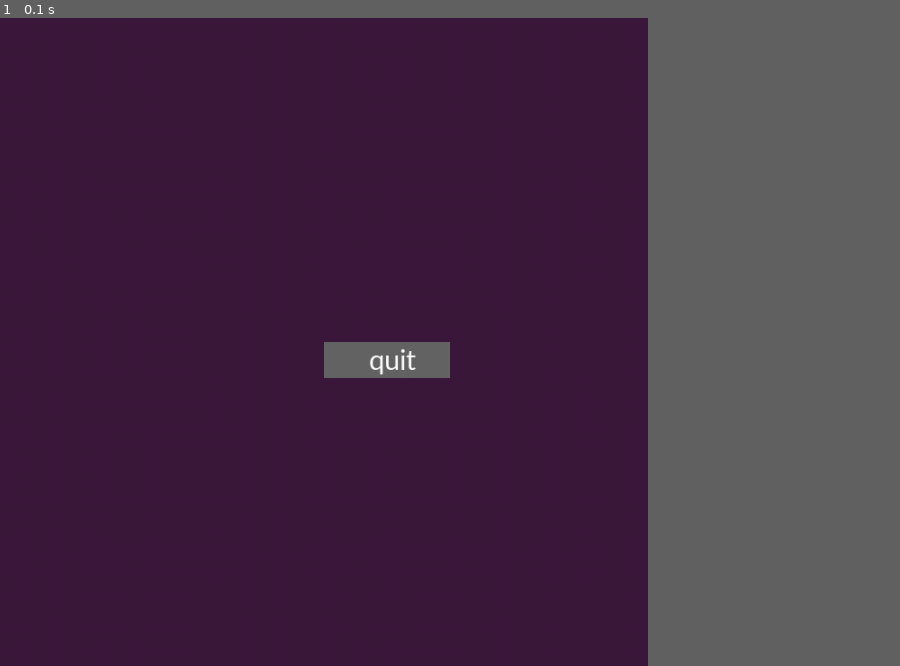
Above: before the commit, frame 1.
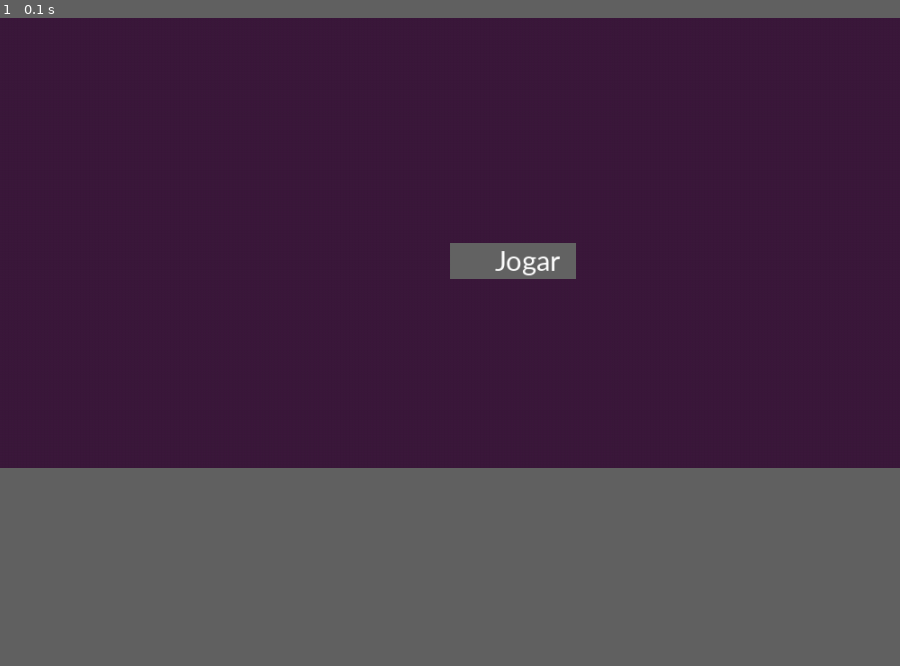
Above: after the commit, the same moment.

Repository: Arthuramcardoso/Pygame
Game: pygame game, started from menu.py
Two runs of this game, one before a commit and one after it. Both use one fixed random seed, a clock stepped at 60 frames per second and the inputs below.
Inputs:
- Up to frame 1 (0.1 s): no input
In our replay, the window is 648x648 before the commit and 900x450 after it. These sizes can differ from the game's own. Grey fills any space a smaller window leaves; there, only what the larger window draws over its background counts as a difference.

The runs differ from the first frame. In frame 1, 1.6% of the frame differs, in the area x 36-64%, y 34-56%.

Commit message:
Menu de novo

Diff:
--- a/menu.py
+++ b/menu.py
@@ -6,7 +6,7 @@
 pygame.init()
 
 # screen resolution
-res = (720,720)
+res = (1000,500)
 
 # opens up a window
 screen = pygame.display.set_mode(res)
@@ -33,7 +33,7 @@
 
 # rendering a text written in
 # this font
-text = smallfont.render('quit' , True , color)
+text = smallfont.render('Jogar' , True , color)
 
 while True:
 
